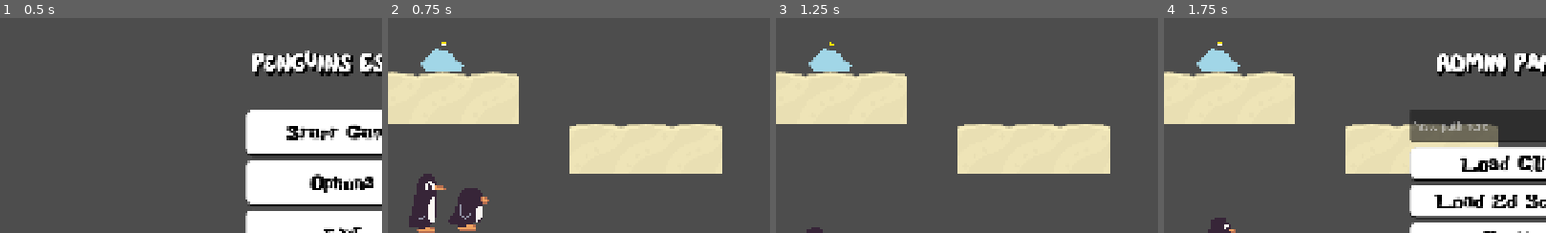
Above: before the commit, frames 1-4 (left to right).
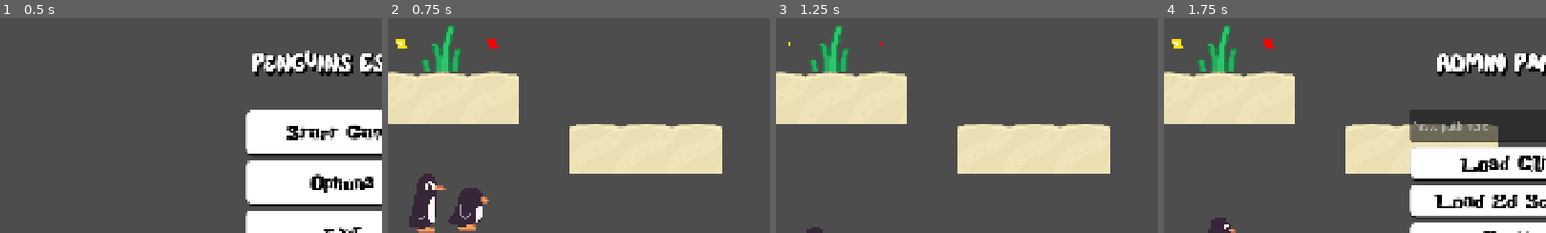
Above: after the commit, the same moments.

Repository: Shreyashz/couch-coop
Game: Godot game, scene res://Prefab/gameController.tscn
The game is run twice, just before and just after one commit, with the same random seed, the same clock (stepped at 60 frames per second) and the same inputs.
Inputs:
- Up to frame 1 (0.5 s): no input
- Up to frame 2 (0.75 s): click "Start Game" at 0.5 s
- Up to frame 3 (1.25 s): no input
- Up to frame 4 (1.75 s): hold D (p1_move_right) from 1.28 s (still down); hold ` (AdminTrigger) from 1.28 s (still down); tap Q (p1_jump) at 1.52 s
The pictures show only the part of the screen within x 6-56%, y 14-64%; the shares and areas given below are measured in that part.

Frame 1 is identical in both runs. In frame 2, 1.5% of the frame differs, in the area x 2-29%, y 3-25%; in frame 3, 1.3%; in frame 4, 1.5%.

Commit message:
Adding Next Level Loading with multiplayer

Diff:
--- a/Level/LEVEL_1.tscn
+++ b/Level/LEVEL_1.tscn
@@ -1,9 +1,10 @@
-[gd_scene load_steps=11 format=4 uid="uid://cubn3tv08mftm"]
+[gd_scene load_steps=12 format=4 uid="uid://cubn3tv08mftm"]
 
 [ext_resource type="Texture2D" uid="uid://cv86e3df0j0ih" path="res://Asset/spritesheet/spritesheet-double.png" id="1_vp2tc"]
-[ext_resource type="PackedScene" uid="uid://05n0tpcx2s88" path="res://Level/NextLevel/next_level.tscn" id="2_4jmyp"]
+[ext_resource type="PackedScene" uid="uid://05n0tpcx2s88" path="res://Level/NextLevel/next_level1.tscn" id="2_4jmyp"]
 [ext_resource type="PackedScene" uid="uid://dku4duhlsp7o0" path="res://Prefab/Player1.tscn" id="2_ebo35"]
 [ext_resource type="PackedScene" uid="uid://dw5wft6rfnxan" path="res://Prefab/Player2.tscn" id="3_4jmyp"]
+[ext_resource type="PackedScene" uid="uid://ddfc476drfnts" path="res://Level/NextLevel/next_level2.tscn" id="5_dxnhx"]
 
 [sub_resource type="TileSetAtlasSource" id="TileSetAtlasSource_xtbgl"]
 texture = ExtResource("1_vp2tc")
@@ -175,7 +176,7 @@
 metadata/LEVEL = 1
 
 [node name="TileMapLayer" type="TileMapLayer" parent="."]
-tile_map_data = PackedByteArray("AAAEAD8AAQAKAAoAAAAMAD8AAQA …(1688 unchanged characters)… 6//7/AQAAAAAAAAD5//7/AQAAAAAAAAD6//3/AQAFAAIAAAA=")
+tile_map_data = PackedByteArray("AAAEAD8AAQAKAAoAAAAMAD8AAQA …(1688 unchanged characters)… 6//7/AQAAAAAAAAD5//7/AQAAAAAAAAD6//3/AQAKAAUAAAA=")
 tile_set = SubResource("TileSet_ebo35")
 
 [node name="Camera2D" type="Camera2D" parent="."]
@@ -210,7 +211,10 @@
 [node name="floor_raycast3" type="RayCast2D" parent="Ball_collision"]
 target_position = Vector2(57, 43)
 
-[node name="NextLevel" parent="." instance=ExtResource("2_4jmyp")]
-position = Vector2(-702, -327)
+[node name="NextLevel1" parent="." instance=ExtResource("2_4jmyp")]
+position = Vector2(-808, -327)
+
+[node name="NextLevel2" parent="." instance=ExtResource("5_dxnhx")]
+position = Vector2(-578, -327)
 
 [connection signal="area_entered" from="Ball_collision/stopping" to="p1_player_body" method="_on_stopping_area_entered"]
--- a/Level/NextLevel/next_level.gd
+++ b/Level/NextLevel/next_level.gd
@@ -1,6 +1,7 @@
 extends Area2D
+@export var playerNo:Resource
 
 func _on_body_entered(body):
-	print("Lol")
-	if body.is_in_group("Player"):
+	if body.is_in_group("Player") and body.has_meta("playerIndex") and body.get_meta("playerIndex") == playerNo.player_index:
 		Global.game_controller.load_next_level()
+		queue_free()
--- /dev/null
+++ b/Level/NextLevel/next_level1.tscn
@@ -0,0 +1,65 @@
+[gd_scene load_steps=7 format=3 uid="uid://05n0tpcx2s88"]
+
+[ext_resource type="Texture2D" uid="uid://2lgjk67wmg4s" path="res://Level/NextLevel/next_level.png" id="1_6xggf"]
+[ext_resource type="Script" uid="uid://counvomg8w2nh" path="res://Level/NextLevel/next_level.gd" id="1_17cbs"]
+[ext_resource type="Resource" uid="uid://c1tcrmd8t5uu7" path="res://Resources/p1_orb.tres" id="2_5tejs"]
+
+[sub_resource type="RectangleShape2D" id="RectangleShape2D_aqts7"]
+size = Vector2(12, 12)
+
+[sub_resource type="Animation" id="1"]
+resource_name = "spin"
+loop_mode = 1
+tracks/0/type = "value"
+tracks/0/imported = false
+tracks/0/enabled = true
+tracks/0/path = NodePath(".:rotation_degrees")
+tracks/0/interp = 2
+tracks/0/loop_wrap = true
+tracks/0/keys = {
+"times": PackedFloat32Array(0, 1),
+"transitions": PackedFloat32Array(1, 1),
+"update": 0,
+"values": [0.0, 360.0]
+}
+tracks/1/type = "value"
+tracks/1/imported = false
+tracks/1/enabled = true
+tracks/1/path = NodePath(".:scale")
+tracks/1/interp = 2
+tracks/1/loop_wrap = true
+tracks/1/keys = {
+"times": PackedFloat32Array(0.2, 0.6, 1),
+"transitions": PackedFloat32Array(1, 1, 1),
+"update": 0,
+"values": [Vector2(2, 2), Vector2(0.7, 0.7), Vector2(2, 2)]
+}
+
+[sub_resource type="AnimationLibrary" id="AnimationLibrary_6pu38"]
+_data = {
+&"spin": SubResource("1")
+}
+
+[node name="NextLevel1" type="Area2D"]
+collision_layer = 4
+collision_mask = 4
+script = ExtResource("1_17cbs")
+playerNo = ExtResource("2_5tejs")
+
+[node name="Sprite2D" type="Sprite2D" parent="."]
+rotation = 6.28319
+scale = Vector2(2, 2)
+texture = ExtResource("1_6xggf")
+
+[node name="CollisionShape2D" type="CollisionShape2D" parent="."]
+visible = false
+shape = SubResource("RectangleShape2D_aqts7")
+
+[node name="AnimationPlayer" type="AnimationPlayer" parent="."]
+root_node = NodePath("../Sprite2D")
+libraries = {
+&"": SubResource("AnimationLibrary_6pu38")
+}
+autoplay = "spin"
+
+[connection signal="body_entered" from="." to="." method="_on_body_entered"]
--- a/Level/NextLevel/next_level.tscn
+++ b/Level/NextLevel/next_level2.tscn
@@ -1,7 +1,8 @@
-[gd_scene load_steps=6 format=3 uid="uid://05n0tpcx2s88"]
+[gd_scene load_steps=7 format=3 uid="uid://ddfc476drfnts"]
 
-[ext_resource type="Texture2D" uid="uid://2lgjk67wmg4s" path="res://Level/NextLevel/next_level.png" id="1_6xggf"]
-[ext_resource type="Script" uid="uid://counvomg8w2nh" path="res://Level/NextLevel/next_level.gd" id="1_17cbs"]
+[ext_resource type="Script" uid="uid://counvomg8w2nh" path="res://Level/NextLevel/next_level.gd" id="1_yay4o"]
+[ext_resource type="Texture2D" uid="uid://2lgjk67wmg4s" path="res://Level/NextLevel/next_level.png" id="2_t2brk"]
+[ext_resource type="Resource" uid="uid://clh8uf8wwt16l" path="res://Resources/p2_orb.tres" id="2_uw0eu"]
 
 [sub_resource type="RectangleShape2D" id="RectangleShape2D_aqts7"]
 size = Vector2(12, 12)
@@ -31,7 +32,7 @@
 "times": PackedFloat32Array(0.2, 0.6, 1),
 "transitions": PackedFloat32Array(1, 1, 1),
 "update": 0,
-"values": [Vector2(1.3, 1.3), Vector2(0.7, 0.7), Vector2(1.3, 1.3)]
+"values": [Vector2(2, 2), Vector2(0.7, 0.7), Vector2(2, 2)]
 }
 
 [sub_resource type="AnimationLibrary" id="AnimationLibrary_6pu38"]
@@ -39,15 +40,17 @@
 &"spin": SubResource("1")
 }
 
-[node name="NextLevel" type="Area2D"]
+[node name="NextLevel2" type="Area2D"]
 collision_layer = 4
 collision_mask = 4
-script = ExtResource("1_17cbs")
+script = ExtResource("1_yay4o")
+playerNo = ExtResource("2_uw0eu")
 
 [node name="Sprite2D" type="Sprite2D" parent="."]
-rotation = 6.28319
-scale = Vector2(5.51609, 5.51609)
-texture = ExtResource("1_6xggf")
+modulate = Color(1, 0, 0, 1)
+rotation = 3.14159
+scale = Vector2(2, 2)
+texture = ExtResource("2_t2brk")
 
 [node name="CollisionShape2D" type="CollisionShape2D" parent="."]
 visible = false
--- a/Prefab/Player1.tscn
+++ b/Prefab/Player1.tscn
@@ -120,7 +120,7 @@
 texture = ExtResource("3_77ygc")
 hframes = 7
 vframes = 7
-frame = 12
+frame = 9
 region_rect = Rect2(0, 0, 388, 534)
 
 [node name="water_colission" type="Area2D" parent="."]
--- a/Prefab/Player2.tscn
+++ b/Prefab/Player2.tscn
@@ -90,7 +90,7 @@
 controls = ExtResource("2_iuxfw")
 spriteControl = NodePath("playerBody_Sprite")
 animationTree = NodePath("AnimationTree")
-metadata/player_index = 1
+metadata/playerIndex = 1
 
 [node name="playerBody_Collision" type="CollisionShape2D" parent="."]
 position = Vector2(0.166667, -0.241997)
@@ -117,7 +117,6 @@
 texture = ExtResource("3_cah3m")
 hframes = 7
 vframes = 7
-frame = 4
 region_rect = Rect2(0, 0, 388, 534)
 
 [node name="water_colission" type="Area2D" parent="."]
--- /dev/null
+++ b/Resources/orbControls.gd
@@ -0,0 +1,4 @@
+class_name OrbControls
+extends Resource
+
+@export var player_index:= 0
--- /dev/null
+++ b/Resources/p1_orb.tres
@@ -0,0 +1,8 @@
+[gd_resource type="Resource" script_class="OrbControls" load_steps=2 format=3 uid="uid://c1tcrmd8t5uu7"]
+
+[ext_resource type="Script" uid="uid://dw3wkfkg4wc7d" path="res://Resources/orbControls.gd" id="1_ngqba"]
+
+[resource]
+script = ExtResource("1_ngqba")
+player_index = 0
+metadata/_custom_type_script = "uid://dw3wkfkg4wc7d"
--- /dev/null
+++ b/Resources/p2_orb.tres
@@ -0,0 +1,8 @@
+[gd_resource type="Resource" script_class="OrbControls" load_steps=2 format=3 uid="uid://clh8uf8wwt16l"]
+
+[ext_resource type="Script" uid="uid://dw3wkfkg4wc7d" path="res://Resources/orbControls.gd" id="1_e7slo"]
+
+[resource]
+script = ExtResource("1_e7slo")
+player_index = 1
+metadata/_custom_type_script = "uid://dw3wkfkg4wc7d"
--- a/Scripts/gameController.gd
+++ b/Scripts/gameController.gd
@@ -6,6 +6,7 @@
 @export var gui:Control
 
 
+var first_player_ready:bool
 var current_2d_scene:Node2D
 var path_current_2d_scene:String
 var current_gui_scene:Control
@@ -49,12 +50,16 @@
 	world2d.add_child(new)
 	path_current_2d_scene = new_scene
 	current_2d_scene = new
+	first_player_ready = false
 	if current_2d_scene.has_meta("LEVEL"):
 		change_gui_scene("res://GUI/InGameUI.tscn")
 
 func load_next_level() -> void:
-	var current_scene_file = path_current_2d_scene
-	var next_level_number = current_scene_file.to_int() + 1
-	var next_level_path = FILE_BEGIN + str(next_level_number) + ".tscn"
-	print(next_level_path)
-	change_2d_scene(next_level_path)
+	if(!first_player_ready):
+		first_player_ready = true
+	else:
+		var current_scene_file = path_current_2d_scene
+		var next_level_number = current_scene_file.to_int() + 1
+		var next_level_path = FILE_BEGIN + str(next_level_number) + ".tscn"
+		print(next_level_path)
+		change_2d_scene(next_level_path)
--- a/Scripts/playerMovement.gd
+++ b/Scripts/playerMovement.gd
@@ -6,6 +6,7 @@
 var stamina = 150
 var pos=0
 var defaultAnimationScale:float = 1.0
+var pending_unroll:bool = false
 
 @export var WalkScaleAnimation:float = 1.0
 @export var curr_scene:Node2D = null
@@ -18,14 +19,12 @@
 const SPEED = 400.0
 var JUMP_VELOCITY = -500.0
 #speed and jump thingys
-func ready() -> void:
-	print("got it")
-	if has_meta("player_index"):# THIS THING DOESNT WORK FOR SOME REASON
-		match get_meta("player_index"):
+func _ready() -> void:
+	if has_meta("playerIndex"):# THIS THING DOESNT WORK FOR SOME REASON
+		match get_meta("playerIndex"):
 			0:
-				JUMP_VELOCITY += 100
+				JUMP_VELOCITY -= 100
 			1:
-				JUMP_VELOCITY  -= 100
 				can_roll=true
 
 
@@ -59,6 +58,9 @@
 
 func _physics_process(delta: float) -> void:
 	apply_gravity(delta)
+	if(pending_unroll and is_on_floor()):
+		#print("Lol")
+		_complete_unroll()
 	if (Input.is_action_just_pressed(controls.move_up)) and is_on_floor():
 		velocity.y = JUMP_VELOCITY
 	if( Input.is_action_just_released(controls.move_up)) and !is_on_floor() and velocity.y < 0:
@@ -68,12 +70,14 @@
 	if(Input.is_action_just_pressed(controls.move_down) and swimming):
 		velocity.y = -JUMP_VELOCITY
 	if(Input.is_action_just_pressed(controls.jump) && can_roll): #you activate the roll mode with the interact button
-		active_roll = !active_roll
-		if(!active_roll):
-			rotation=0.0#if you stop rolling, you get rotated to your initial pos
-			get_parent().get_node("Ball_collision").rotation=0.0
-		get_node("playerBody_Collision").disabled = !get_node("playerBody_Collision").disabled
-		get_parent().get_node("Ball_collision").get_child(0).disabled = !get_parent().get_node("Ball_collision").get_child(0).disabled
+		_unroll_now()
+		#Code to fix snapping issue on ball
+		#if(!active_roll):
+			#_unroll_now()
+		#elif(active_roll and is_on_floor()):
+			#_unroll_now()
+		#else:
+			#pending_unroll = true
 
 	# Get the input direction and handle the movement/deceleration.
 	# As good practice, you should replace UI actions with custom gameplay actions.
@@ -103,6 +107,16 @@
 
 	move_and_slide()
 
+func _unroll_now():
+	rotation=0.0#if you stop rolling, you get rotated to your initial pos
+	get_parent().get_node("Ball_collision").rotation=0.0
+	get_node("playerBody_Collision").disabled = !get_node("playerBody_Collision").disabled
+	get_parent().get_node("Ball_collision").get_child(0).disabled = !get_parent().get_node("Ball_collision").get_child(0).disabled
+	active_roll = !active_roll
+
+func _complete_unroll():
+	if(!active_roll):
+		_unroll_now()
 
 func _on_j_area_area_entered(area: Area2D) -> void:
 	if(area.get_parent().name == "p2_player_body"):
Not shown, added: Resources/orbControls.gd.uid
